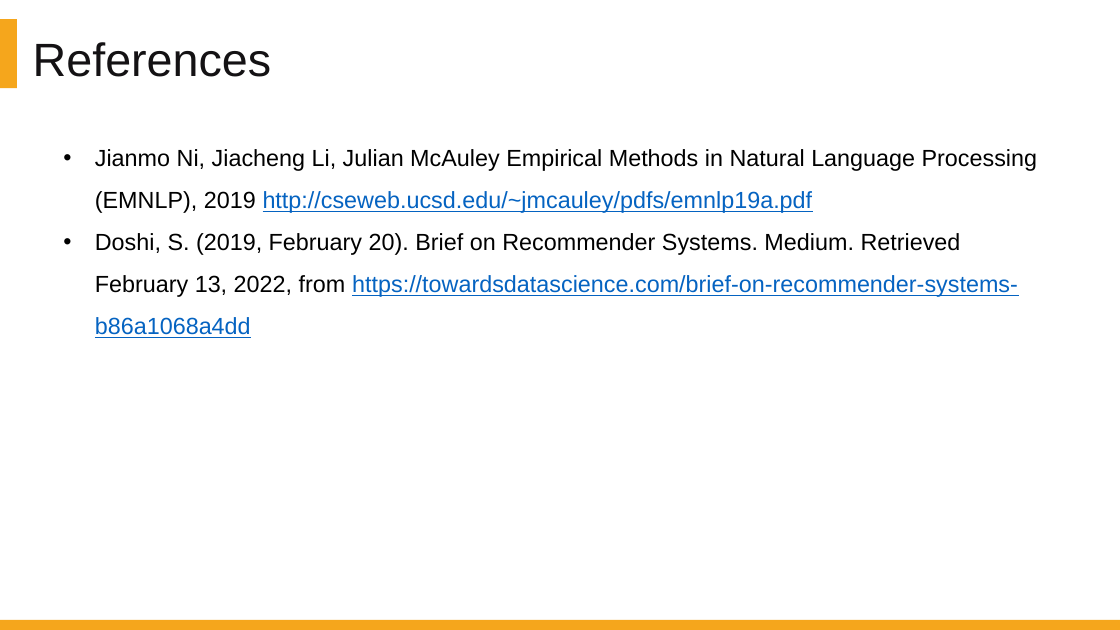
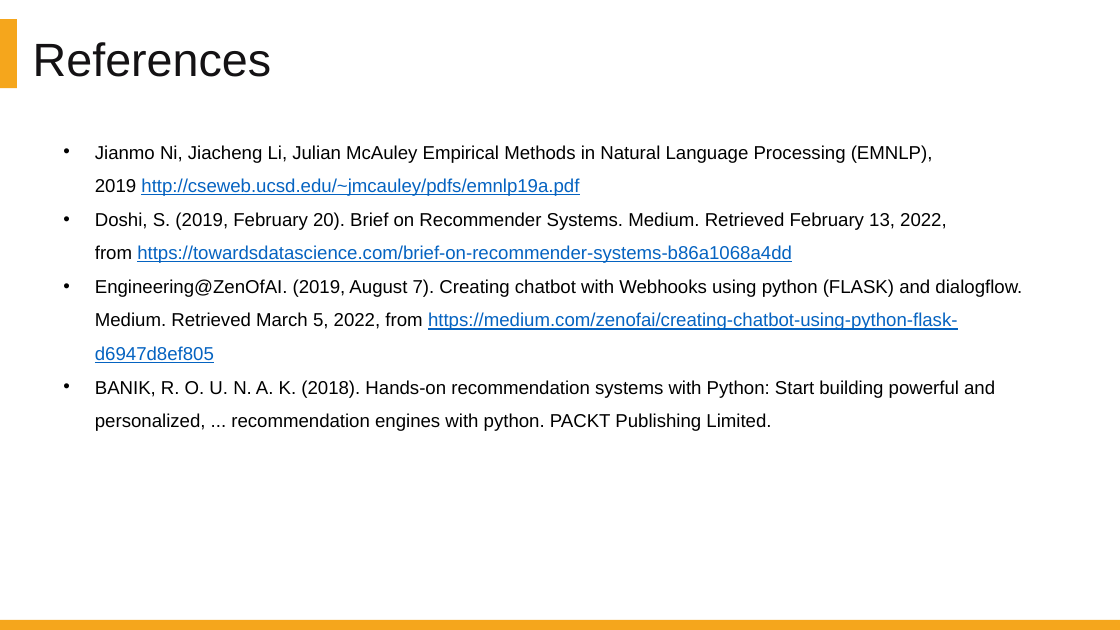
Before and after one commit to DATA-606-SPRING-2022/Jin_DATA606, a slide deck: slide 33 of presentation/Project_Presentation_EDA_v1.1.pptx (slide 32 before the commit). Drawn at 1120x630 pixels with LibreOffice and Linux fonts; fonts in the diff are those of the drawing. Boxes give left, top, right and bottom in pixels: in the first picture for what was removed or moved away, otherwise in the second. Text is boxed around its words. In the diff, an @@ line names an element or a change of style, - is before the commit and + after.

Commit message:
flask app added

```diff
--- a/presentation/Project_Presentation_EDA_v1.1.pptx
+++ b/presentation/Project_Presentation_EDA_v1.1.pptx
@@ text at (95, 145, 947, 263): size 20 to 16 pt in "Jianmo Ni, Jiacheng Li, Julian McAuley Empirical ...", "Doshi, S. (2019, February 20). Brief on ..." @@
@@ text at (95, 279, 1022, 431): paragraphs added @@
+• Engineering@ZenOfAI. (2019, August 7). Creating chatbot with Webhooks using python (FLASK) and dialogflow. Medium. Retrieved March 5, 2022, from https://medium.com/zenofai/creating-chatbot-using-python-flask-d6947d8ef805
+• BANIK, R. O. U. N. A. K. (2018). Hands-on recommendation systems with Python: Start building powerful and personalized, ... recommendation engines with python. PACKT Publishing Limited.
```
Also in this commit, not shown: 1 slide added, 6 other files.
